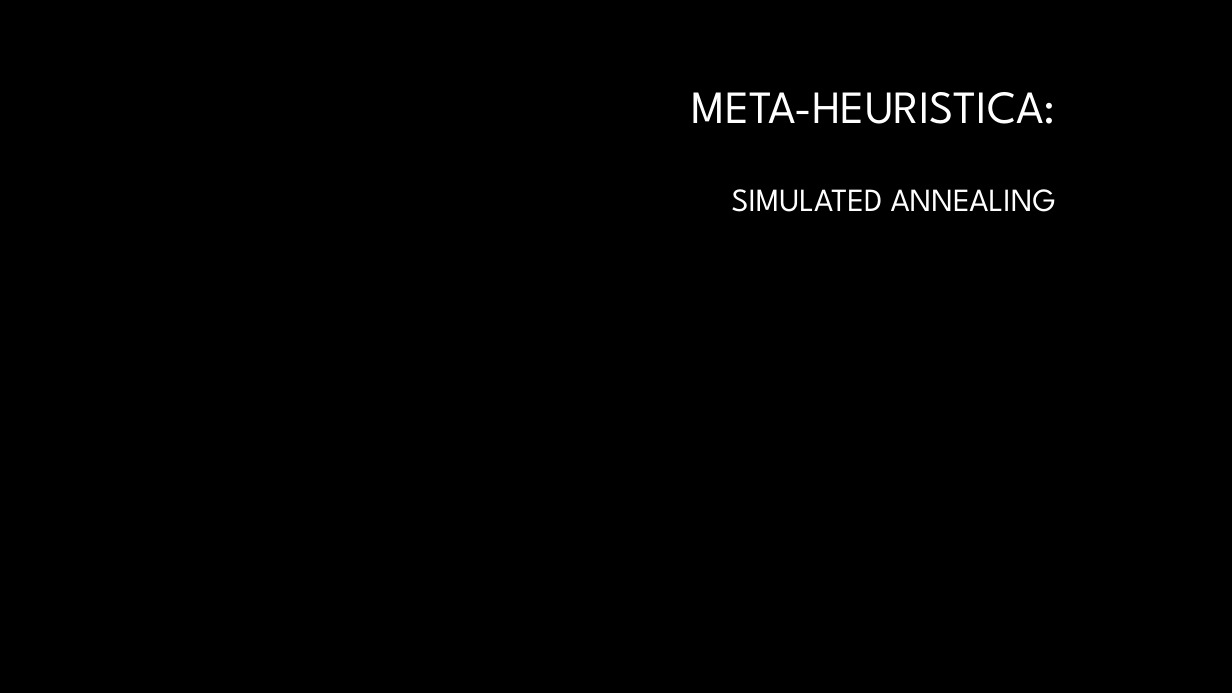
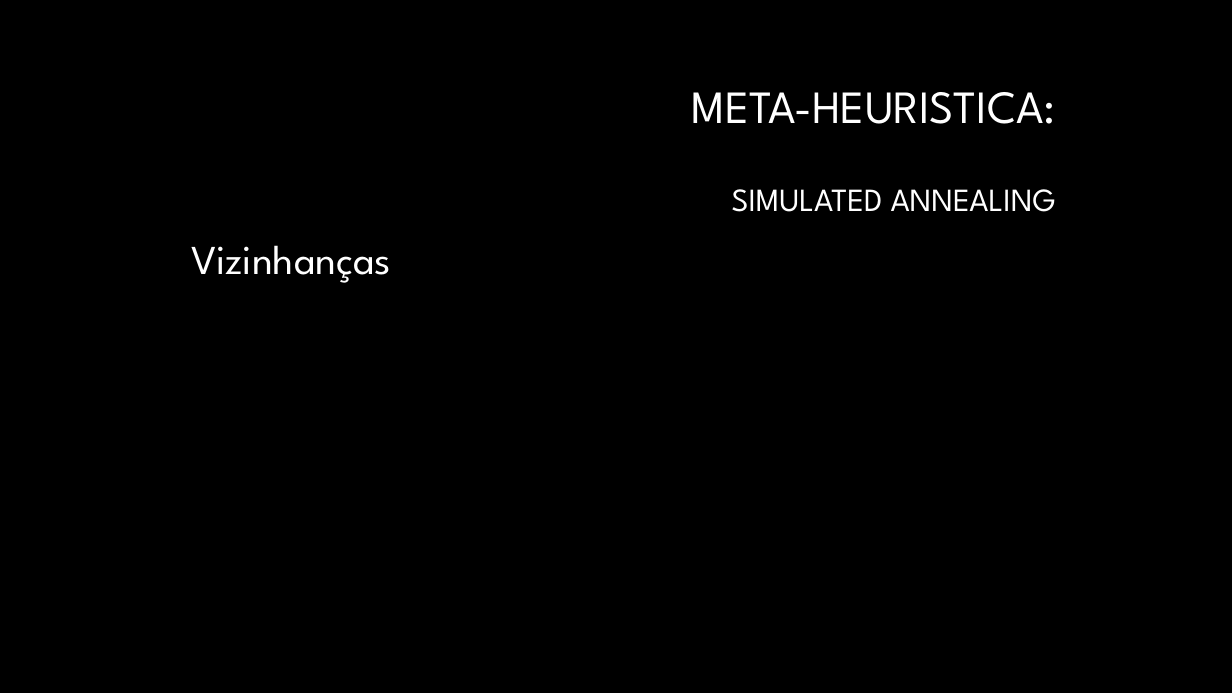
Before and after one commit to Pedro-Magalhaes/IA-Trabalho01, a slide deck: slide 9 of Apresentacao.pptx (slide 5 before the commit). Drawn at 1232x693 pixels with LibreOffice and Linux fonts; fonts in the diff are those of the drawing; background and template pictures are left out. Boxes give left, top, right and bottom in pixels: in the first picture for what was removed or moved away, otherwise in the second. Text is boxed around its words. In the diff, an @@ line names an element or a change of style, - is before the commit and + after.

```diff
--- a/Apresentacao.pptx
+++ b/Apresentacao.pptx
@@ text added at (x1=191, y1=245, x2=391, y2=283), 32 pt, text #FFFFFF @@
+Vizinhanças
```
Also in this commit, not shown: 7 slides added.
